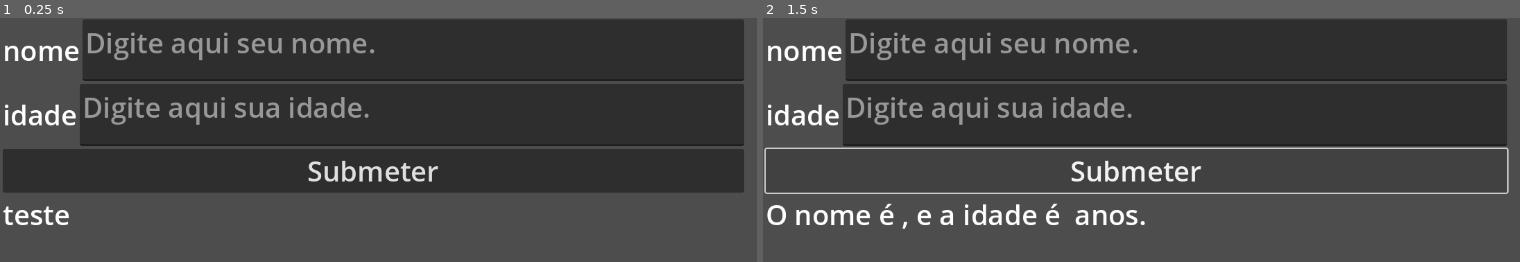
Above: before the commit, frames 1-2 (left to right).
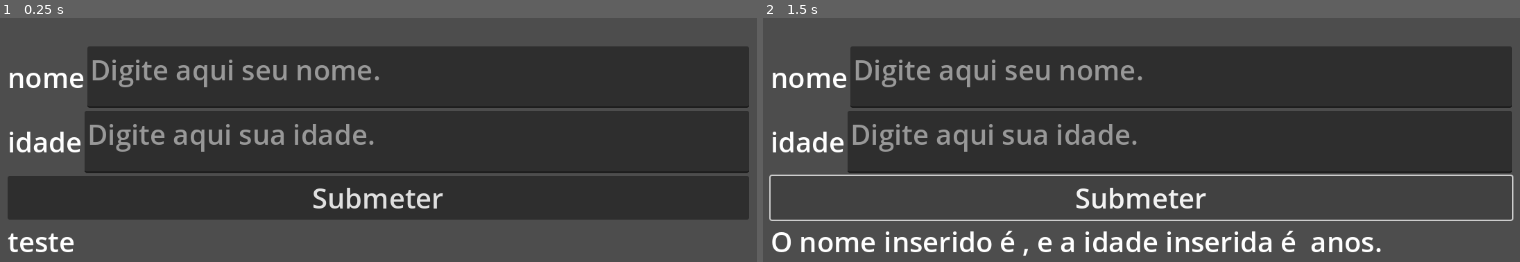
Above: after the commit, the same moments.

Repository: beatrizmota-pixel/PRDM
Game: Godot game, scene res://Atividade_19/Formulário.tscn
The game is run twice, just before and just after one commit, with the same random seed, the same clock (stepped at 60 frames per second) and the same inputs. This scene is started directly instead of the project's main scene.
Inputs:
- Up to frame 1 (0.25 s): no input
- Up to frame 2 (1.5 s): click "Submeter" at 0.5 s; click "Submeter" at 1.25 s

The runs differ from the first frame. In frame 1, 32% of the frame differs, in the area x 0-99%, y 0-96%; in frame 2, 27%.

Commit message:
comiiteutdandocommit

Diff:
--- /dev/null
+++ b/Atividades/Atividade_16/Botão.tscn
@@ -0,0 +1,16 @@
+[gd_scene load_steps=3 format=3 uid="uid://dgsjfmxvrnws7"]
+
+[ext_resource type="Script" uid="uid://npiff4t4j5ia" path="res://Atividade_16/botão.gd" id="1_u64jw"]
+[ext_resource type="Texture2D" uid="uid://c3jbphinh5gyh" path="res://Atividade_16/klipartz.com_resized.png" id="2_fbjsb"]
+
+[node name="Botão" type="Node2D"]
+script = ExtResource("1_u64jw")
+
+[node name="Button" type="Button" parent="."]
+offset_left = 22.0
+offset_top = 31.0
+offset_right = 280.0
+offset_bottom = 289.0
+icon = ExtResource("2_fbjsb")
+
+[connection signal="pressed" from="Button" to="." method="_on_button_pressed"]
--- /dev/null
+++ b/Atividades/Atividade_16/botão.gd
@@ -0,0 +1,6 @@
+extends Node2D
+
+
+func _on_button_pressed() -> void:
+	print("Hiii Biaaa")
+	pass # Replace with function body.
--- a/Atividades/Atividade_18/ProgressCircle.tscn
+++ b/Atividades/Atividade_18/ProgressCircle.tscn
@@ -39,6 +39,7 @@
 offset_bottom = 435.0
 text = "1"
 label_settings = SubResource("LabelSettings_8tmlu")
+horizontal_alignment = 1
 
 [node name="Timer" type="Timer" parent="."]
 wait_time = 0.5
--- a/Atividades/Atividade_19/Formulário.tscn
+++ b/Atividades/Atividade_19/Formulário.tscn
@@ -15,10 +15,10 @@
 
 [node name="VBoxContainer" type="VBoxContainer" parent="."]
 layout_mode = 0
-offset_left = 14.0
-offset_top = 2.0
-offset_right = 1083.0
-offset_bottom = 311.0
+offset_left = 21.0
+offset_top = 41.0
+offset_right = 1090.0
+offset_bottom = 350.0
 
 [node name="HBoxContainer2" type="HBoxContainer" parent="VBoxContainer"]
 layout_mode = 2
--- a/Atividades/Atividade_19/formulário.gd
+++ b/Atividades/Atividade_19/formulário.gd
@@ -1,4 +1,4 @@
 extends Control
 
 func _on_button_pressed() -> void:
-	$VBoxContainer/Resultado.text = "O nome é " +$VBoxContainer/HBoxContainer2/tNOme.text + ", e a idade é " + $VBoxContainer/HBoxContainer/tIdade.text + " anos."
+	$VBoxContainer/Resultado.text = "O nome inserido é " +$VBoxContainer/HBoxContainer2/tNOme.text + ", e a idade inserida é " + $VBoxContainer/HBoxContainer/tIdade.text + " anos."
Not shown, added: Atividades/Atividade_16/botão.gd.uid
Binary file added: Atividades/Atividade_16/klipartz.com_resized.png
Not shown, added: Atividades/Atividade_16/klipartz.com_resized.png.import
